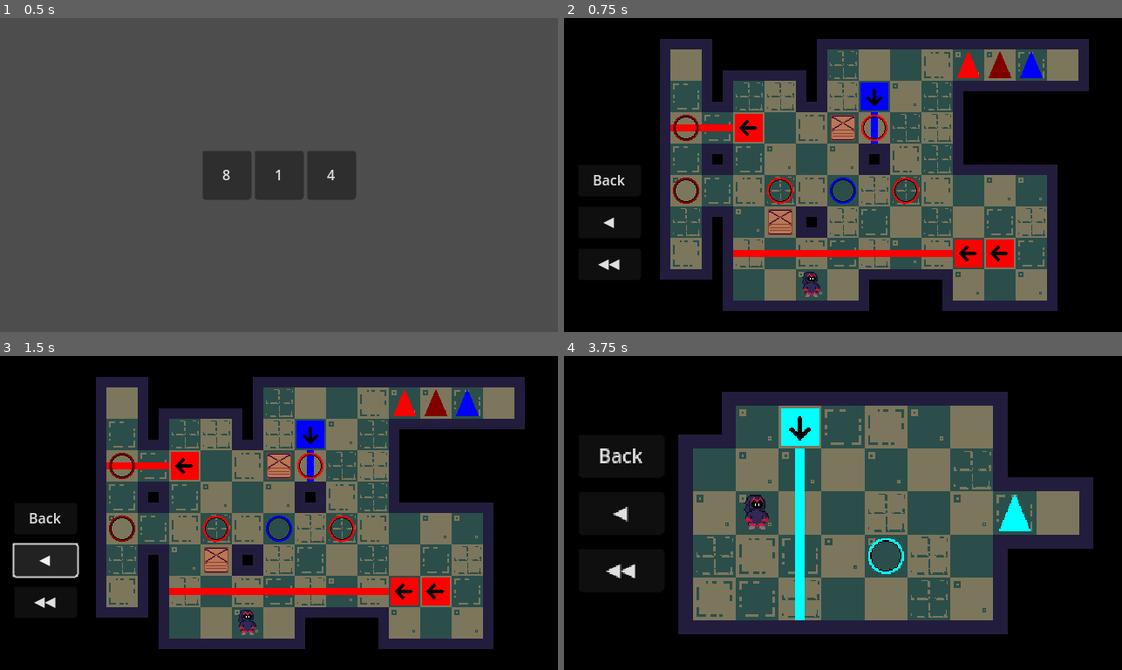
Above: before the commit, frames 1-4 (two rows, left to right).
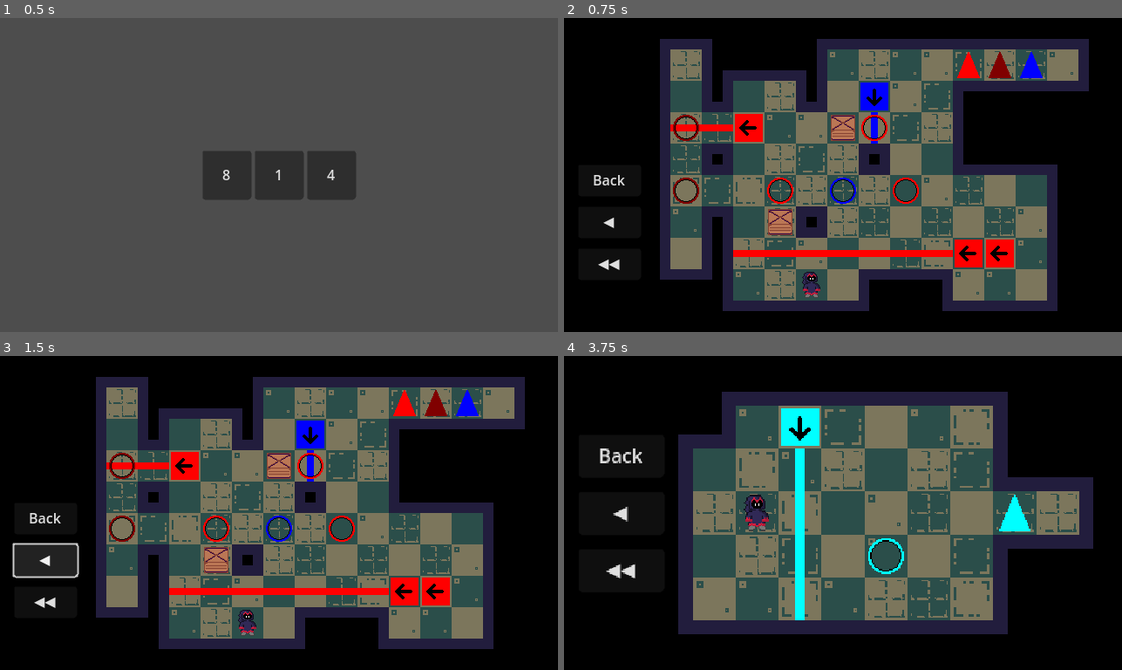
Above: after the commit, the same moments.

Repository: danielday-dev/PirateJam15
Game: Godot game, scene res://Scenes/LevelSelect.tscn
Two runs of this game, one before a commit and one after it. Both use one fixed random seed, a clock stepped at 60 frames per second and the inputs below.
Inputs:
- Up to frame 1 (0.5 s): no input
- Up to frame 2 (0.75 s): click "8" at 0.5 s
- Up to frame 3 (1.5 s): click "◀" at 1.25 s
- Up to frame 4 (3.75 s): click "◀◀" at 2 s; click "Back" at 2.75 s; click "1" at 3.5 s

Frame 1 is identical in both runs. In frame 2, 2.6% of the frame differs, in the area x 19-92%, y 10-90%; in frame 3, 2.6%; in frame 4, 2.7%, in the area x 23-92%, y 16-84%.

Commit message:
Editor-only floor changing.

Diff:
--- a/Assets/Levels/Floor.gd
+++ b/Assets/Levels/Floor.gd
@@ -9,6 +9,8 @@
 	generate();
 
 func generate():
+	if (!Engine.is_editor_hint()): return;
+
 	clear();
 
 	var wallRect : Rect2i = $"../Walls".get_used_rect();
